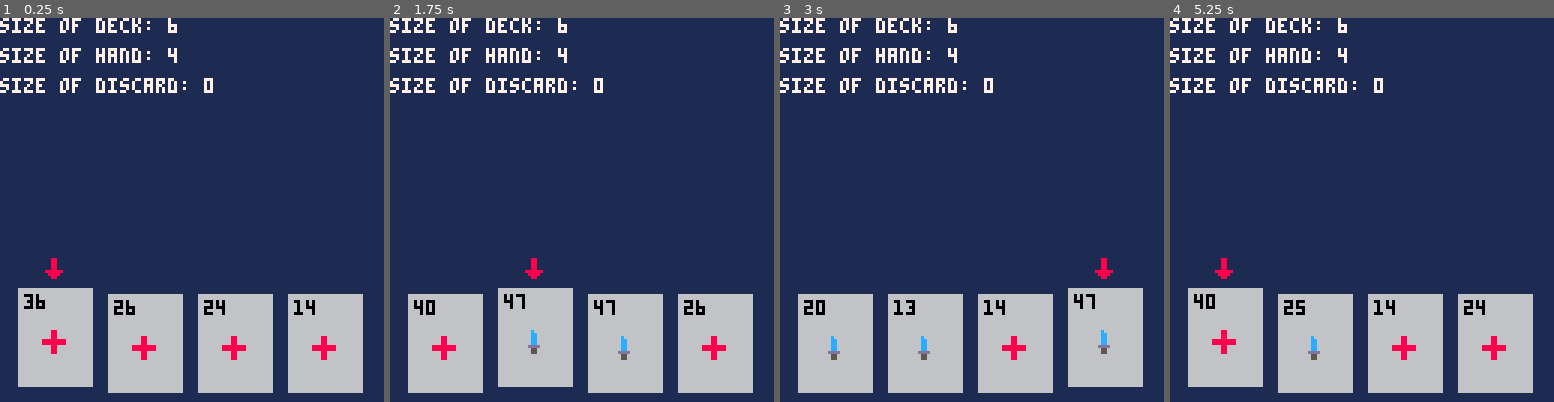
Above: before the commit, frames 1-4 (left to right).
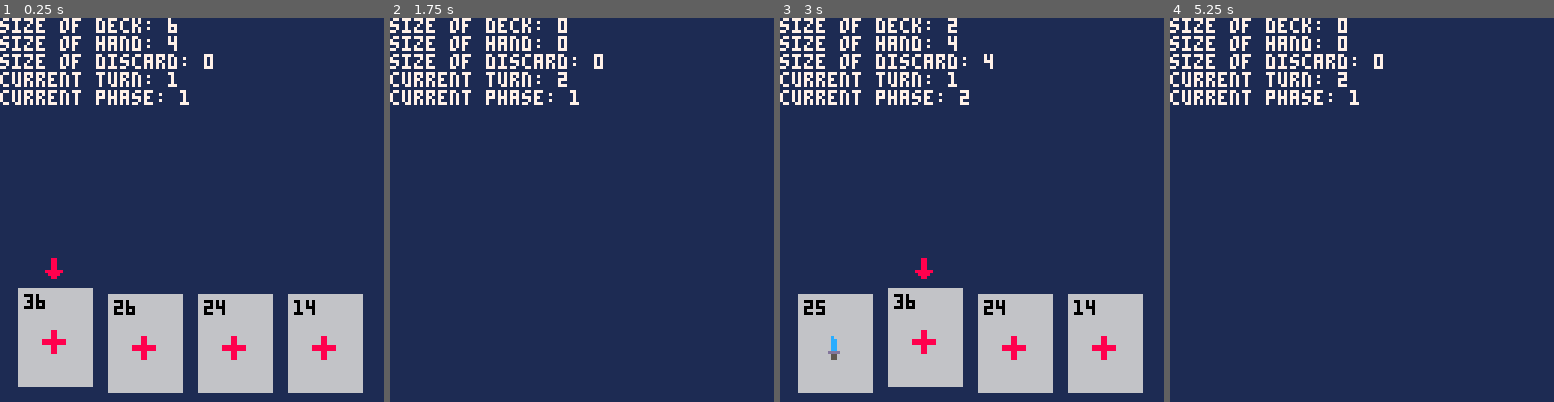
Above: after the commit, the same moments.

Repository: camden/minidom
Game: PICO-8 cartridge dom.p8
The game is run twice, just before and just after one commit, with the same random seed, the same clock (stepped at 60 frames per second) and the same inputs.
Inputs:
- Up to frame 1 (0.25 s): no input
- Up to frame 2 (1.75 s): tap X (X key) at 0.33, 1.07 s; tap O (Z key) at 0.7, 1.7 s; hold Right from 1.6 s (still down)
- Up to frame 3 (3 s): tap X (X key) at 1.85, 2.97 s; release Right at 2.1 s; tap O (Z key) at 2.1, 2.5, 2.9 s; hold Right from 2.47 s (still down)
- Up to frame 4 (5.25 s): release Right at 3.03 s; hold Left 3.08-3.58 s; tap O (Z key) every 0.4 s from 3.3 to 4.9 s; hold Right 4.02-4.68 s; tap X (X key) at 4.08, 5.2 s; hold Left from 5.08 s (still down)

The runs differ from the first frame. In frame 1, 3.1% of the frame differs, in the area x 0-56%, y 4-23%; in frame 2, 23%, in the area x 0-95%, y 0-98%; in frame 3, 5.3%; in frame 4, 23%.

Commit message:
added switching users

Diff:
--- a/dom.p8
+++ b/dom.p8
@@ -15,11 +15,28 @@
 dbg2 = ''
 dbg3 = ''
 dbg4 = ''
-
-deck_idx = 1
-deck = {}
-hand = {}
-discard_pile = {}
+dbg5 = ''
+
+num_players = 2
+current_turn = 1
+
+-- phases:
+-- 1: action
+-- 2: buy
+current_phase = 1
+
+players = {
+  [1] = {
+    deck = {},
+    hand = {},
+    discard_pile = {}
+  },
+  [2] = {
+    deck = {},
+    hand = {},
+    discard_pile = {}
+  }
+}
 
 selected_card_in_hand = 1
 
@@ -36,6 +53,11 @@
     draw_cards_from_deck()
   end
 
+  -- advance phase
+  if btnp(4) then
+    advance()
+  end
+
   if btnp(0) then
     pressed_left()
   end
@@ -44,9 +66,11 @@
     pressed_right()
   end
 
-  dbg1 = 'size of deck: ' .. len(deck)
-  dbg2 = 'size of hand: ' .. len(hand)
-  dbg3 = 'size of discard: ' .. len(discard_pile)
+  dbg1 = 'size of deck: ' .. len(cur_deck())
+  dbg2 = 'size of hand: ' .. len(cur_hand())
+  dbg3 = 'size of discard: ' .. len(cur_discard_pile())
+  dbg4 = 'current turn: ' .. current_turn
+  dbg5 = 'current phase: ' .. current_phase
 end
 
 function _draw()
@@ -57,11 +81,114 @@
 
 -- input functions ---------------------------------------------
 function pressed_left()
-  selected_card_in_hand = previdx(selected_card_in_hand, len(hand))
+  selected_card_in_hand = previdx(selected_card_in_hand, len(cur_hand()))
 end
 
 function pressed_right()
-  selected_card_in_hand = nextidx(selected_card_in_hand, len(hand))
+  selected_card_in_hand = nextidx(selected_card_in_hand, len(cur_hand()))
+end
+
+-- game functions ---------------------------------------------
+
+function cur_player()
+  return players[current_turn]
+end
+
+function advance()
+  current_phase = nextidx(current_phase, 2)
+  if current_phase == 1 then
+    local last_turn = current_turn
+    current_turn = nextidx(current_turn, num_players)
+    changed_turn(last_turn, current_turn)
+  end
+end
+
+function changed_turn(from, to)
+
+end
+
+function put_cards_in_deck()
+  for i = 1,10 do
+    local c = make_card()
+    add(cur_deck(), c)
+  end
+end
+
+function draw_cards_from_deck()
+  local deck_size = len(cur_deck())
+
+  if deck_size < max_hand_size then
+    -- draw what you can
+    move_x_cards(cur_deck(), cur_hand(), deck_size)
+    shuffle_discard_back_into_deck()
+    -- draw the rest
+    move_x_cards(cur_deck(), cur_hand(), max_hand_size - deck_size)
+  else
+    move_x_cards(cur_deck(), cur_hand(), max_hand_size)
+  end
+end
+
+function draw_single_card_from_deck()
+  if len(cur_deck()) > 0 then
+    return cur_deck()[1]
+  else
+    shuffle_discard_back_into_deck()
+    return cur_deck()[1]
+  end
+end
+
+function shuffle_discard_back_into_deck()
+  move_all_cards(cur_discard_pile(), cur_deck())
+  shuffle_deck()
+end
+
+function shuffle_deck()
+  cur_player().deck = shuffle(cur_deck())
+end
+
+function discard_hand()
+  move_all_cards(cur_hand(), cur_discard_pile())
+end
+
+function move_all_cards(from, to)
+  local cards_to_del = {}
+
+  for card in all(from) do
+    add(to, card)
+    add(cards_to_del, card)
+  end
+
+  for c_to_del in all(cards_to_del) do
+    del(from, c_to_del)
+  end
+end
+
+function move_x_cards(from, to, amount)
+  local cards_to_del = {}
+
+  for i = 1,amount do
+    local c = from[i]
+    add(to, c)
+    add(cards_to_del, c)
+  end
+
+  for c_to_del in all(cards_to_del) do
+    del(from, c_to_del)
+  end
+end
+
+function make_card()
+  local k = card_types.attack
+
+  if rndint(1) == 0 then
+    k = card_types.heal
+  end
+
+  local c = {
+    value = rndint(50),
+    kind = k
+  }
+  return c
 end
 
 -- painting functions ---------------------------------------------
@@ -69,7 +196,7 @@
 -- note: 4 cards in hand max
 function paint_hand()
   for i = 1,max_hand_size do
-    local card = hand[i]
+    local card = cur_hand()[i]
     if (card) then paint_card(card, i) end
   end
 end
@@ -108,93 +235,19 @@
   end
 end
 
--- game functions ---------------------------------------------
-
-function put_cards_in_deck()
-  for i = 1,10 do
-    local c = make_card()
-    add(deck, c)
-  end
-end
-
-function draw_cards_from_deck()
-  local deck_size = len(deck)
-
-  if deck_size < max_hand_size then
-    -- draw what you can
-    move_x_cards(deck, hand, deck_size)
-    shuffle_discard_back_into_deck()
-    -- draw the rest
-    move_x_cards(deck, hand, max_hand_size - deck_size)
-  else
-    move_x_cards(deck, hand, max_hand_size)
-  end
-end
-
-function draw_single_card_from_deck()
-  if len(deck) > 0 then
-    return deck[1]
-  else
-    shuffle_discard_back_into_deck()
-    return deck[1]
-  end
-end
-
-function shuffle_discard_back_into_deck()
-  move_all_cards(discard_pile, deck)
-  shuffle_deck()
-end
-
-function shuffle_deck()
-  deck = shuffle(deck)
-end
-
-function discard_hand()
-  move_all_cards(hand, discard_pile)
-end
-
-function move_all_cards(from, to)
-  local cards_to_del = {}
-
-  for card in all(from) do
-    add(to, card)
-    add(cards_to_del, card)
-  end
-
-  for c_to_del in all(cards_to_del) do
-    del(from, c_to_del)
-  end
-end
-
-function move_x_cards(from, to, amount)
-  local cards_to_del = {}
-
-  for i = 1,amount do
-    local c = from[i]
-    add(to, c)
-    add(cards_to_del, c)
-  end
-
-  for c_to_del in all(cards_to_del) do
-    del(from, c_to_del)
-  end
-end
-
-function make_card()
-  local k = card_types.attack
-
-  if rndint(1) == 0 then
-    k = card_types.heal
-  end
-
-  local c = {
-    value = rndint(50),
-    kind = k
-  }
-  return c
-end
-
 -- utility functions ---------------------------------------------
+
+function cur_deck()
+  return cur_player().deck
+end
+
+function cur_hand()
+  return cur_player().hand
+end
+
+function cur_discard_pile()
+  return cur_player().discard_pile
+end
 
 function shuffle(tbl)
   size = len(tbl)
@@ -242,11 +295,12 @@
 
 function debug(x,y)
   color(7)
-  local line_dist = 10
+  local line_dist = 6
   print(dbg1,x,y)
   print(dbg2,x,y+line_dist)
   print(dbg3,x,y+line_dist*2)
   print(dbg4,x,y+line_dist*3)
+  print(dbg5,x,y+line_dist*4)
 end
 
 __gfx__
